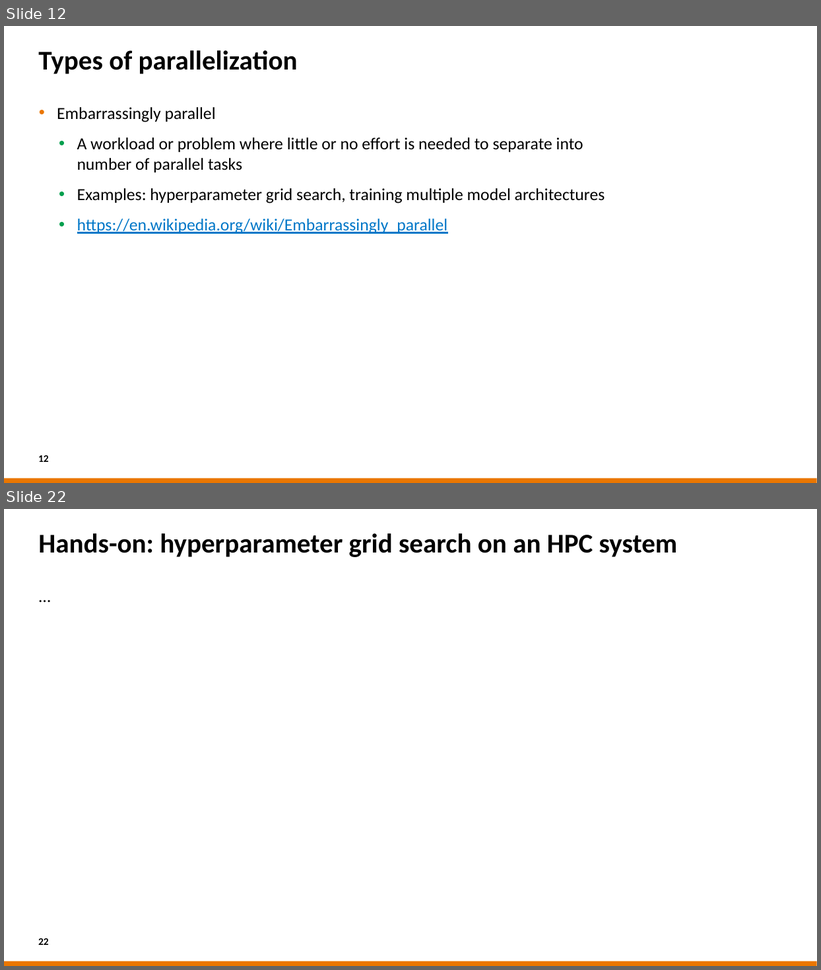
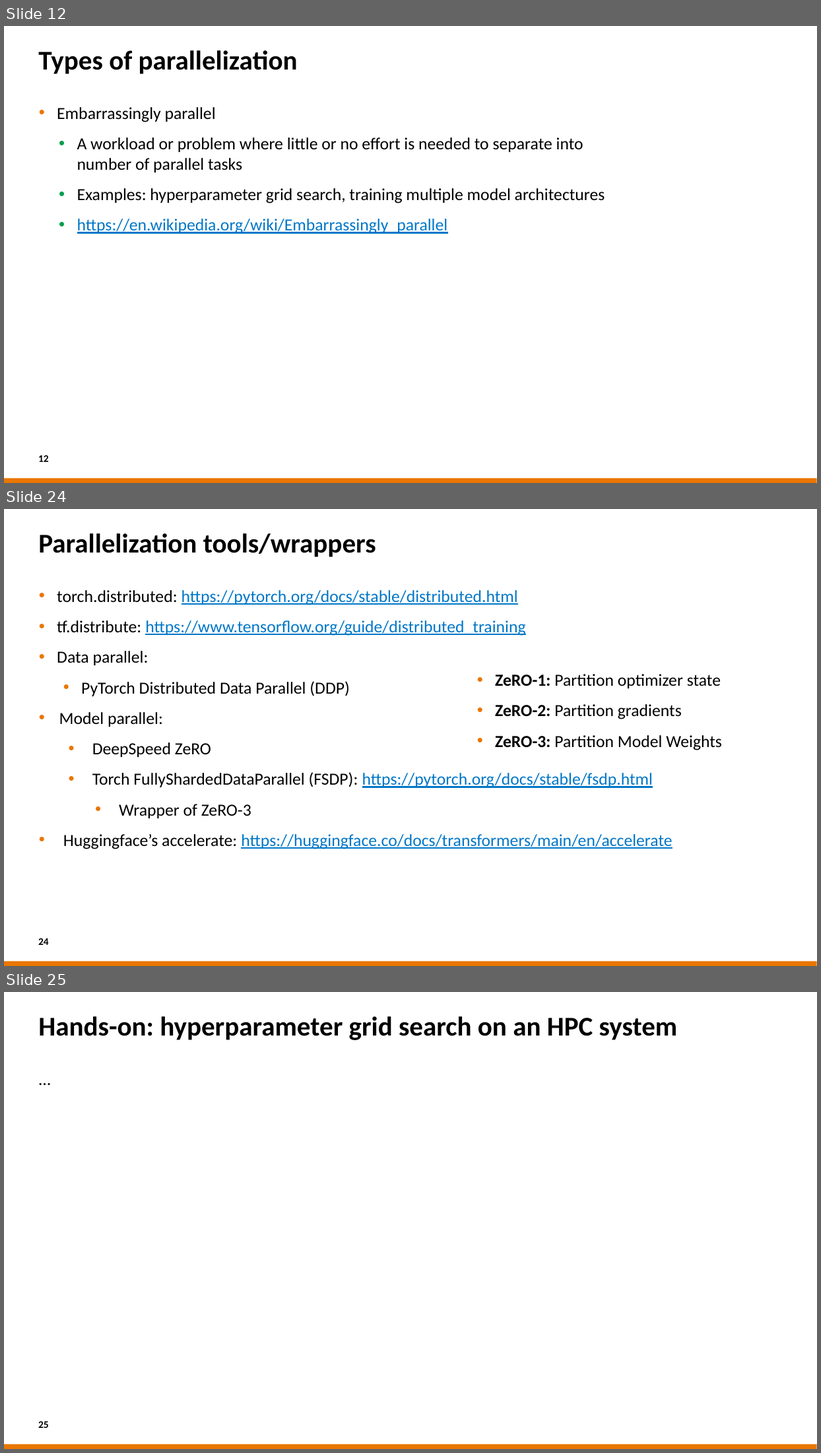
Before and after one commit to sara-nl/HPML-course-materials, a slide deck: Day2/slides/Parallel_Computing_for_DL.pptx. Shown one above the other, each under a label of ours: slides 12 and 22 before the commit, slides 12, 24 and 25 after it; the slides between them are not shown. The pictures are 821x970 and 821x1453 pixels, drawn with LibreOffice and Linux fonts; fonts in the diff are those of the drawing; background and template pictures are left out. Boxes give left, top, right and bottom in pixels: in the first picture for what was removed or moved away, otherwise in the second. Text is boxed around its words. In the diff, an @@ line names an element or a change of style, - is before the commit and + after.

```diff
--- a/Day2/slides/Parallel_Computing_for_DL.pptx
+++ b/Day2/slides/Parallel_Computing_for_DL.pptx
@@ slide 24 added at box(4, 509, 817, 966), background #FFFFFF; not listed: 1 template element that a slide beside it also shows @@
@@ title added at box(38, 533, 376, 557), 32 pt, text #000000, bold @@
+Parallelization tools/wrappers
@@ text added at box(57, 590, 672, 850), 20 pt, text #0077C8, underline @@
+• torch.distributed: https://pytorch.org/docs/stable/distributed.html
+• tf.distribute: https://www.tensorflow.org/guide/distributed_training
+• Data parallel:
+• PyTorch Distributed Data Parallel (DDP)
+• Model parallel:
+• DeepSpeed ZeRO
+• Torch FullyShardedDataParallel (FSDP): https://pytorch.org/docs/stable/fsdp.html
+• Wrapper of ZeRO-3
+• Huggingface’s accelerate: https://huggingface.co/docs/transformers/main/en/accelerate
@@ text added at box(495, 704, 722, 751), 20 pt, text #000000 @@
+• ZeRO-1: Partition optimizer state
+• ZeRO-2: Partition gradients
+• ZeRO-3: Partition Model Weights
@@ page number added at box(38, 939, 49, 945), 12 pt, text #000000, bold @@
+24
@@ what was slide 22 is now slide 25 @@
@@ page number at box(38, 1422, 49, 1428): text changed @@
-22
+25
```
Also in this commit, not shown: 10 slides changed, 2 other slides added, 1 other file.
